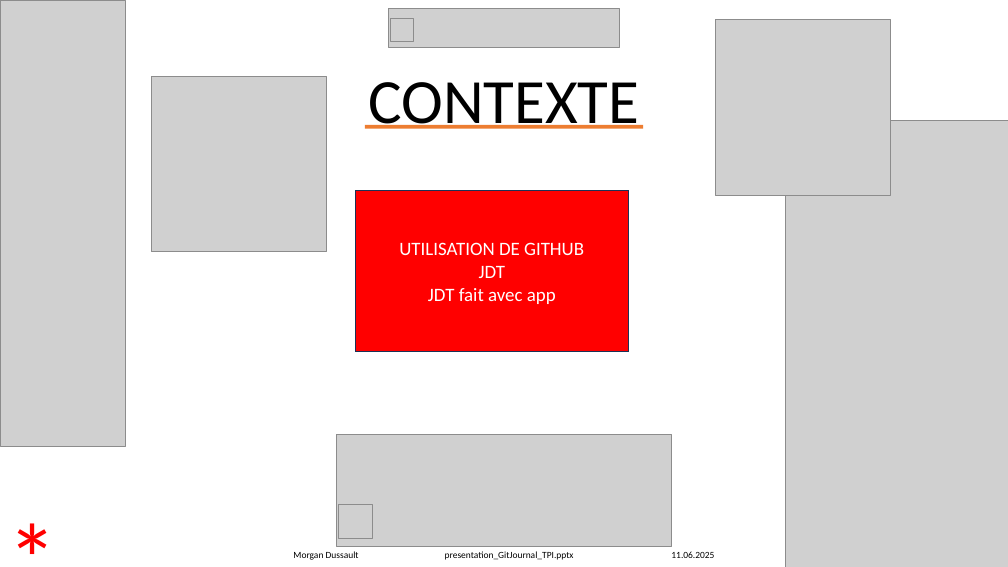
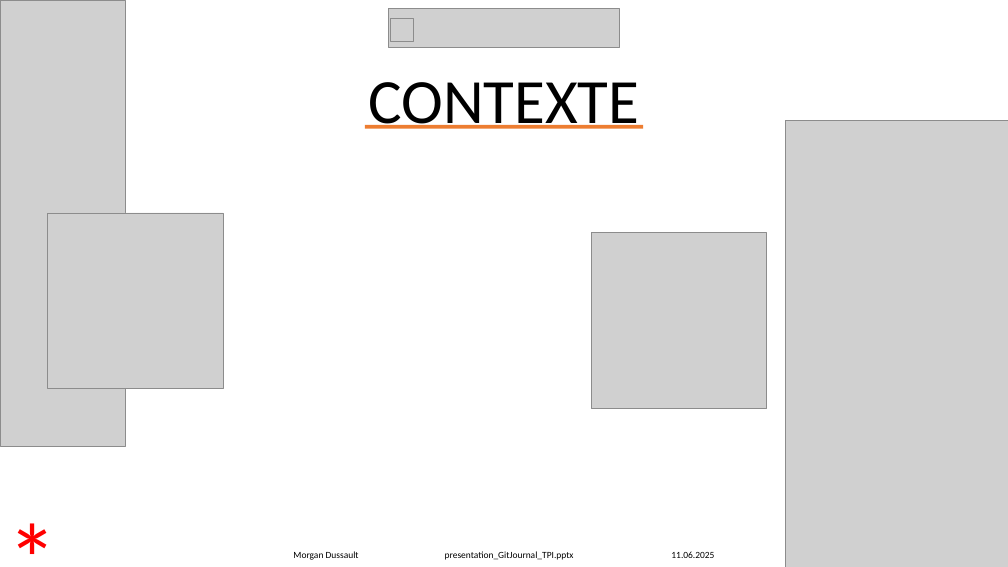
Before and after one commit to Morgan-DD/GitJournal, a slide deck: slide 5 of presentation/presentation_GitJournal_TPI.pptx. Drawn at 1008x567 pixels with LibreOffice and Linux fonts; fonts in the diff are those of the drawing; grey boxes stand for pictures. Boxes give left, top, right and bottom in pixels: in the first picture for what was removed or moved away, otherwise in the second. Text is boxed around its words. In the diff, an @@ line names an element or a change of style, - is before the commit and + after.

```diff
--- a/presentation/presentation_GitJournal_TPI.pptx
+++ b/presentation/presentation_GitJournal_TPI.pptx
@@ rectangle removed at (x1=355, y1=191, x2=628, y2=352) @@
-UTILISATION DE GITHUB
-JDT
-JDT fait avec app
@@ picture moved from (x1=715, y1=20, x2=891, y2=195) to (x1=48, y1=213, x2=223, y2=389) @@
@@ picture moved from (x1=151, y1=76, x2=327, y2=252) to (x1=591, y1=233, x2=767, y2=408) @@
@@ picture removed at (x1=337, y1=435, x2=672, y2=547) @@
@@ picture removed at (x1=338, y1=504, x2=372, y2=538) @@
```
Also in this commit, not shown: 31 other slides changed.
